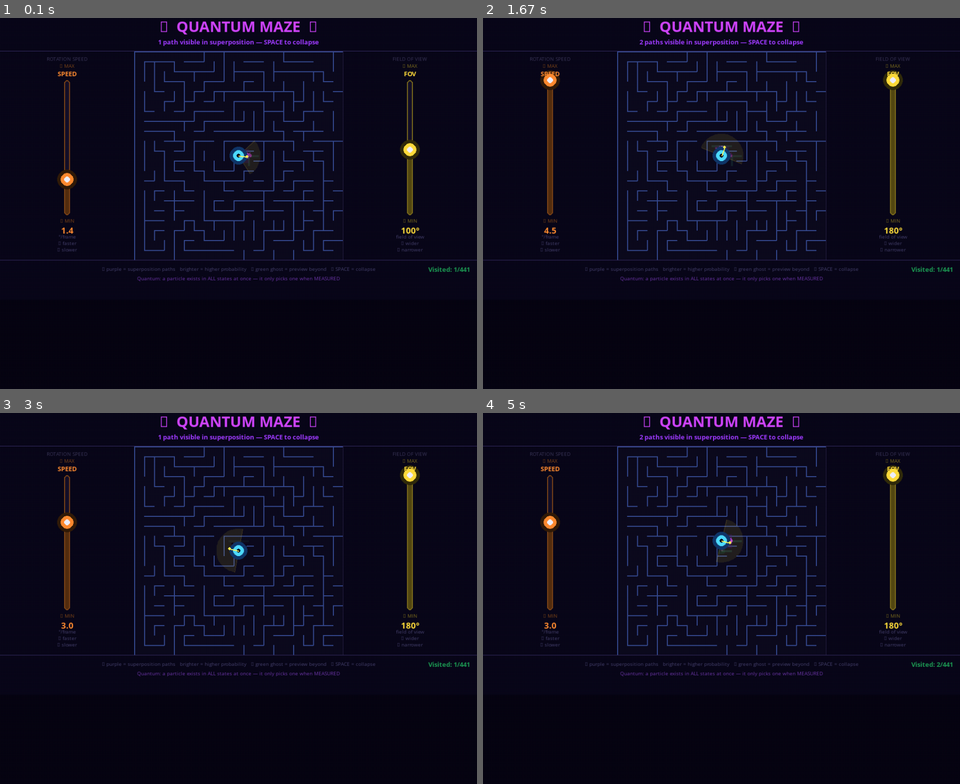
Above: before the commit, frames 1-4 (two rows, left to right).
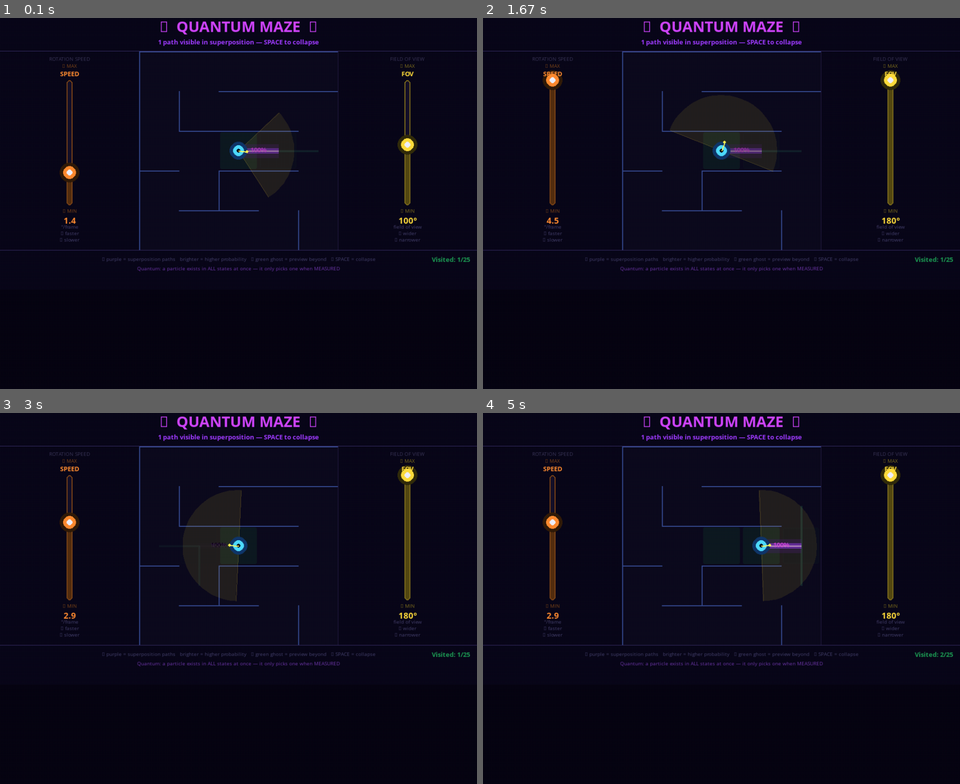
Above: after the commit, the same moments.

Repository: parzival1401/mobile_quantum-
Game: pygame game, started from quantum_maze.py
Same seed, same stepped clock (60 frames per second), same inputs: the game is played once before the commit and once after it.
Inputs (mouse positions are in pixels of both pictures, inside the frame that each line leads up to):
- Up to frame 1 (0.1 s): no input
- Up to frame 2 (1.67 s): click (721, 199) at 0.38 s; press the mouse at (554, 173) at 0.7 s; move the mouse to (559, 118) at 0.8 s; release the mouse at (564, 66) at 0.93 s; press the mouse at (554, 173) at 1.03 s; move the mouse to (545, 125) at 1.13 s; release the mouse at (540, 81) at 1.27 s; press the mouse at (888, 144) at 1.37 s; move the mouse to (869, 99) at 1.47 s; release the mouse at (845, 55) at 1.6 s
- Up to frame 3 (3 s): press the mouse at (71, 476) at 1.7 s; move the mouse to (85, 498) at 1.8 s; release the mouse at (100, 520) at 1.93 s; click (95, 468) at 2.05 s; click (376, 513) at 2.38 s
- Up to frame 4 (5 s): click (597, 713) at 3.22 s; tap Space at 3.5 s; click (711, 639) at 3.88 s

The runs differ from the first frame. In frame 1, 6.0% of the frame differs, in the area x 0-100%, y 9-71%; in frame 2, 6.4%; in frame 3, 5.8%; in frame 4, 6.7%, in the area x 0-100%, y 5-71%.

Commit message:
Shrink maze to 5x5 with large 80px cells for clear POC display
- ROWS=COLS=5 (25 cells, down from 441) — simple enough to walk through fast
- CELL=80px — each cell is large and clearly visible on screen
- _MAZE_RAW replaced with 5x5 hardcoded adjacency (seed=42 + 2 extra loops)
- FOV_RADIUS = CELL*1.4 — cone reaches just past the adjacent cell

Co-Authored-By: Claude Sonnet 4.6 <noreply@anthropic.com>

Diff:
--- a/quantum_maze.py
+++ b/quantum_maze.py
@@ -92,9 +92,9 @@
 # ─────────────────────────────────────────────────────────────────────────────
 # Layout
 # ─────────────────────────────────────────────────────────────────────────────
-COLS   = 21        # maze columns  — 21 × 21 gives a dense complex maze
-ROWS   = 21
-CELL   = 20        # pixels per cell  (≈30% smaller than original 28)
+COLS   = 5         # 5 × 5 — simple proof-of-concept maze
+ROWS   = 5
+CELL   = 80        # large cells so every path is clearly visible
 
 MAZE_W = COLS * CELL    # 588
 MAZE_H = ROWS * CELL    # 588
@@ -112,7 +112,7 @@
     (-1,  0, 270, "N"),   # 3
 ]
 
-FOV_RADIUS = int(CELL * 2.2)   # visual length of drawn FOV cone
+FOV_RADIUS = int(CELL * 1.4)   # reach just past the adjacent cell
 
 # ─────────────────────────────────────────────────────────────────────────────
 # Vertical Slider
@@ -203,28 +203,14 @@
 # adj[r][c] = set of open direction indices  {0=E, 1=S, 2=W, 3=N}
 # Generated once with seed=42 + 12% loop ratio; never changes at runtime.
 # ─────────────────────────────────────────────────────────────────────────────
+# 5×5 fixed maze — generated with seed=42 + 2 extra loops for alternate routes.
+# Each inner list is the set of open directions for that cell (0=E,1=S,2=W,3=N).
 _MAZE_RAW = [
-    [[0,1],[0,2],[0,2],[0,2],[0,1,2],[0,2],[2],[0,1],[1,2],[0,1],[0,1,2],[0,2],[0,2],[0,1,2],[1,2],[0],[0,2],[0,2],[0,1,2],[1,2],[1]],
-    [[1,3],[1],[0,1],[1,2],[0,3],[0,2],[0,2],[2,3],[1,3],[1,3],[0,3],[0,2],[0,2],[1,2,3],[0,3],[0,2],[0,2],[0,2],[0,2,3],[1,2,3],[1,3]],
-    [[1,3],[1,3],[1,3],[0,3],[0,2],[1,2],[0,1],[0,2],[2,3],[1,3],[0,1],[0,2],[1,2],[1,3],[0,1],[0,1,2],[0,1,2],[1,2],[1],[0,3],[1,2,3]],
-    [[0,1,3],[1,2,3],[0,3],[0,1,2],[1,2],[0,1,3],[2,3],[0,1],[0,2],[0,2,3],[2,3],[0],[2,3],[0,3],[2,3],[0,3],[1,2,3],[0,1,3],[0,1,2,3],[0,1,2],[2,3]],
-    [[1,3],[0,1,3],[0,1,2],[2,3],[1,3],[3],[0,1],[2,3],[1],[0,1],[0,2],[0,2],[0,2],[1,2],[0,1],[1,2],[3],[1,3],[1,3],[0,3],[1,2]],
-    [[1,3],[0,3],[1,2,3],[0,1],[2,3],[0,1],[0,2,3],[0,2],[0,2,3],[1,2,3],[0,1],[0,1,2],[1,2],[0,3],[2,3],[1,3],[0,1],[2,3],[0,3],[0,1,2],[1,2,3]],
-    [[0,1,3],[0,2],[0,2,3],[0,2,3],[0,2],[2,3],[0,1],[0,2],[0,2],[2,3],[3],[1,3],[1,3],[0,1],[1,2],[0,3],[2,3],[0,1],[0,1,2],[1,2,3],[1,3]],
-    [[0,1,3],[0,2],[0,2],[0,2],[1,2],[0,1],[2,3],[0,1],[0,2],[0,2],[0,2],[2,3],[3],[1,3],[0,3],[0,1,2],[0,2],[2,3],[0,3],[1,2,3],[1,3]],
-    [[0,1,3],[0,1,2],[0,1,2],[2],[0,3],[0,1,2,3],[0,2],[0,2,3],[0,1,2],[0,2],[0,2],[0,2],[0,2],[0,2,3],[2],[0,3],[1,2],[0,1],[0,2],[0,2,3],[2,3]],
-    [[1,3],[1,3],[0,3],[0,1,2],[2],[1,3],[0,1],[0,1,2],[1,2,3],[0,1],[0,1,2],[0,2],[1,2],[0,1],[0,1,2],[1,2],[0,1,3],[0,2,3],[0,2],[1,2],[1]],
-    [[1,3],[0,1,3],[1,2],[0,1,3],[0,2],[2,3],[1,3],[0,1,3],[1,2,3],[1,3],[0,3],[0,1,2],[2,3],[1,3],[1,3],[0,3],[0,2,3],[1,2],[0],[1,2,3],[1,3]],
-    [[1,3],[0,1,3],[1,2,3],[1,3],[0],[1,2],[0,3],[1,2,3],[0,3],[2,3],[0,1],[0,2,3],[0,1,2],[1,2,3],[0,1,3],[0,2],[1,2],[0,1,3],[1,2],[1,3],[1,3]],
-    [[0,1,3],[2,3],[1,3],[0,3],[0,2],[0,1,2,3],[1,2],[0,3],[0,2],[0,2],[2,3],[0,1],[0,2,3],[1,2,3],[3],[0,1],[0,2,3],[0,2,3],[1,2,3],[0,3],[1,2,3]],
-    [[0,1,3],[0,1,2],[0,2,3],[0,1,2],[1,2],[0,3],[0,1,2,3],[0,1,2],[1,2],[0],[0,1,2],[0,2,3],[0,2],[2,3],[0,1],[2,3],[0,1],[0,2],[1,2,3],[0,1],[2,3]],
-    [[1,3],[1,3],[0,1],[2,3],[0,3],[0,2],[1,2,3],[0,1,3],[0,2,3],[0,1,2],[0,2,3],[0,2],[2],[0,1],[0,2,3],[0,2],[2,3],[0],[1,2,3],[0,3],[1,2]],
-    [[1,3],[0,1,3],[0,2,3],[1,2],[0],[0,1,2],[1,2,3],[1,3],[0],[2,3],[0,1],[0,2],[1,2],[0,3],[0,2],[1,2],[0,1],[0,1,2],[2,3],[0,1],[2,3]],
-    [[1,3],[0,3],[0,2],[1,2,3],[0,1],[0,2,3],[1,2,3],[0,3],[0,2],[0,2],[2,3],[0,1],[1,2,3],[0,1],[0,1,2],[1,2,3],[1,3],[0,3],[1,2],[1,3],[1]],
-    [[1,3],[0,1],[0,2],[0,1,2,3],[2,3],[1],[0,3],[1,2],[0,1],[1,2],[0,1],[1,2,3],[0,1,3],[2,3],[3],[1,3],[3],[0,1],[2,3],[0,3],[1,2,3]],
-    [[1,3],[1,3],[0,1],[1,2,3],[0,1],[0,2,3],[1,2],[0,3],[2,3],[1,3],[1,3],[1,3],[1,3],[0,1],[0,2],[2,3],[0,1],[1,2,3],[0,1],[0,2],[2,3]],
-    [[1,3],[0,3],[2,3],[1,3],[1,3],[0],[0,2,3],[0,2],[0,2],[0,2,3],[0,1,2,3],[0,1,2,3],[2,3],[0,1,3],[0,1,2],[0,1,2],[1,2,3],[3],[1,3],[0],[1,2]],
-    [[0,3],[0,2],[0,2],[2,3],[0,3],[0,2],[0,2],[0,2],[0,2],[0,2],[2,3],[0,3],[0,2],[2,3],[0,3],[2,3],[0,3],[0,2],[0,2,3],[0,2],[2,3]],
+    [[0,1],[0,1,2],[0,2],[0,2],[2]],
+    [[1,3],[0,3],[0,2],[0,2],[1,2]],
+    [[0,3],[0,1,2],[0,2],[0,2],[1,2,3]],
+    [[0,1],[2,3],[0],[0,1,2],[1,2,3]],
+    [[0,3],[0,2],[0,2],[2,3],[3]],
 ]
 
 def build_adj_from_raw(raw):
